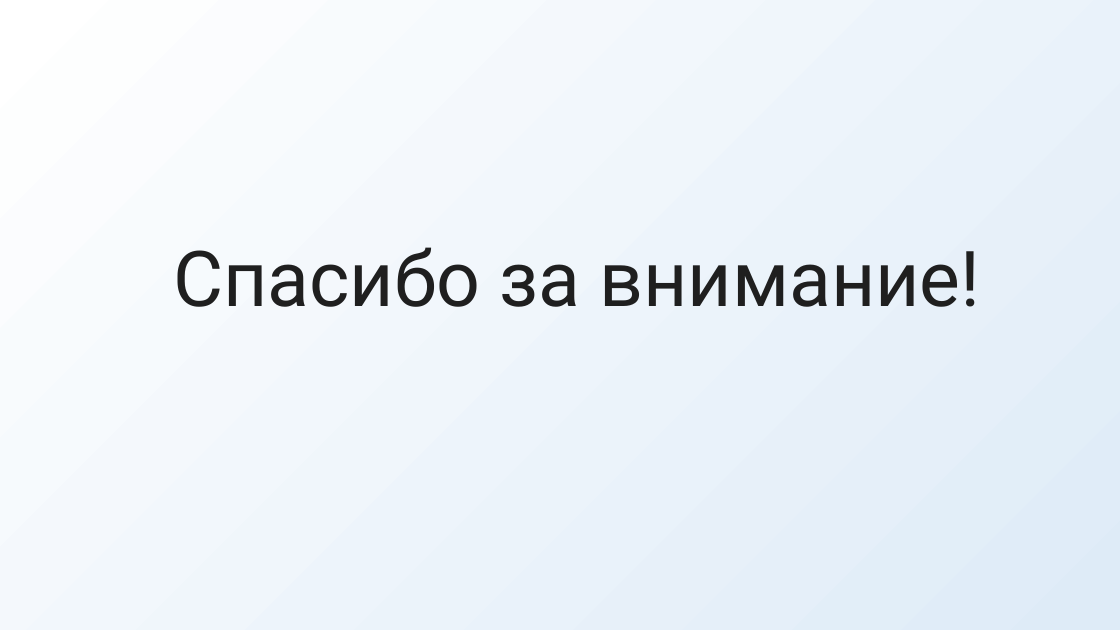
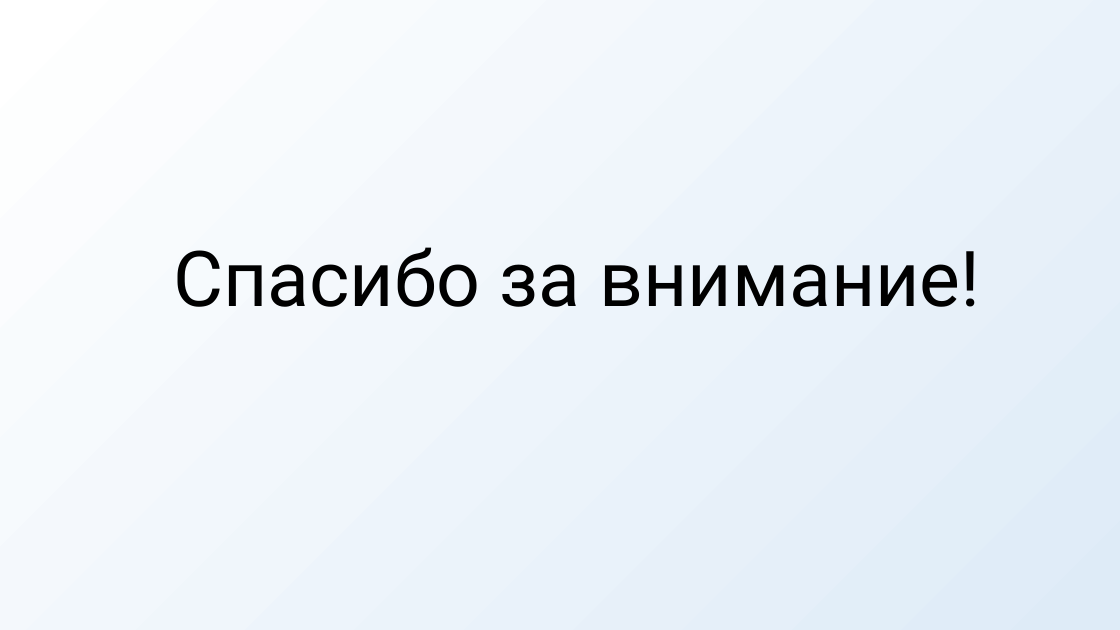
Before and after one commit to alinkalina/ad-ecology-project, a slide deck: slide 10 of presentation.pptx. Drawn at 1120x630 pixels with LibreOffice and Linux fonts; fonts in the diff are those of the drawing. Boxes give left, top, right and bottom in pixels: in the first picture for what was removed or moved away, otherwise in the second. Text is boxed around its words. In the diff, an @@ line names an element or a change of style, - is before the commit and + after.

```diff
--- a/presentation.pptx
+++ b/presentation.pptx
@@ text "Спасибо за внимание!" at box(173, 247, 981, 307): text colour #1F1F1F to #000000 @@
```
Also in this commit, not shown: 8 other slides changed, 1 other file.
